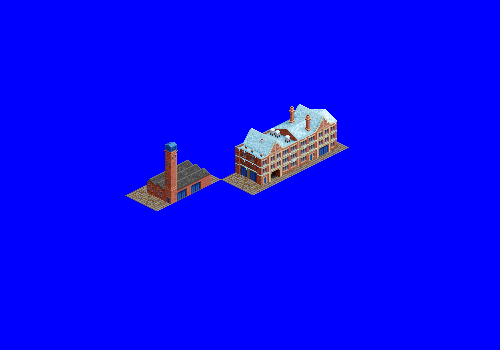
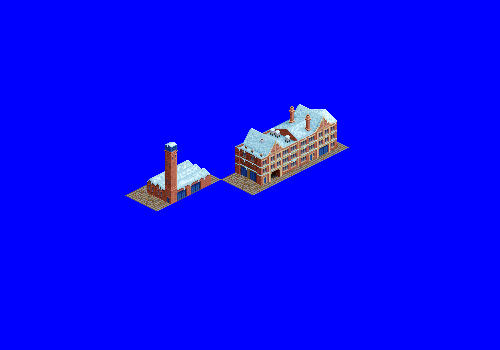
Comparing the layer stacks of the two 500 × 350 images. Changes:
showed "snow" (2nd of 2, in "warehouse / tower") over bbox(147, 142, 210, 190)
